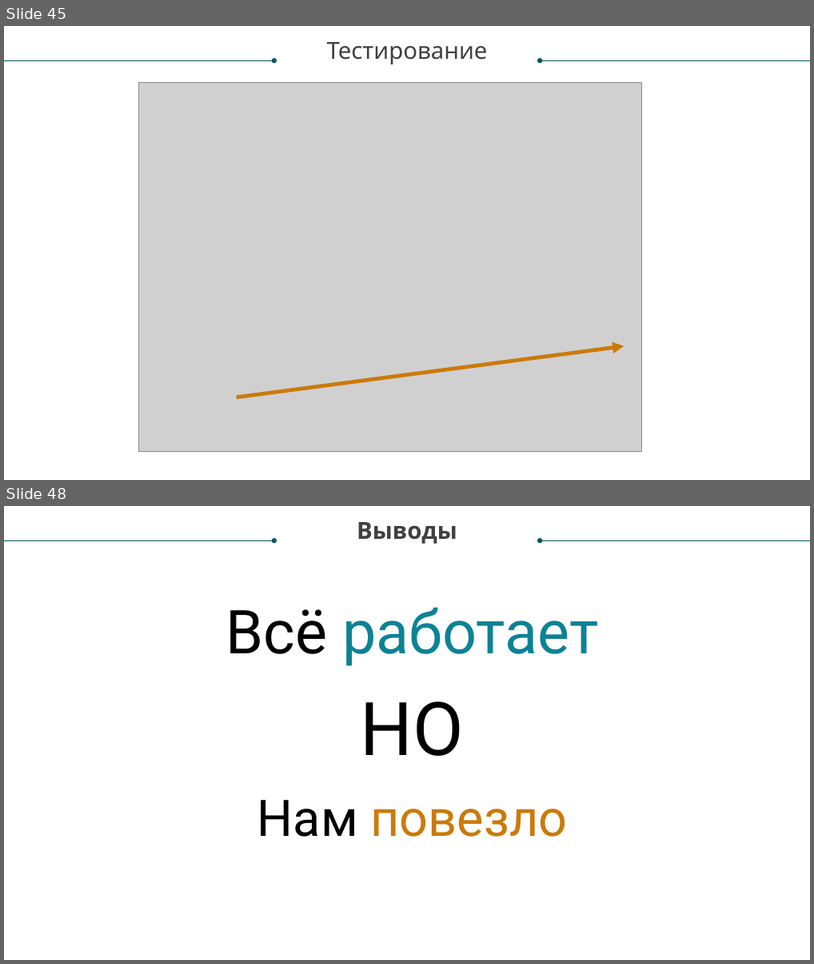
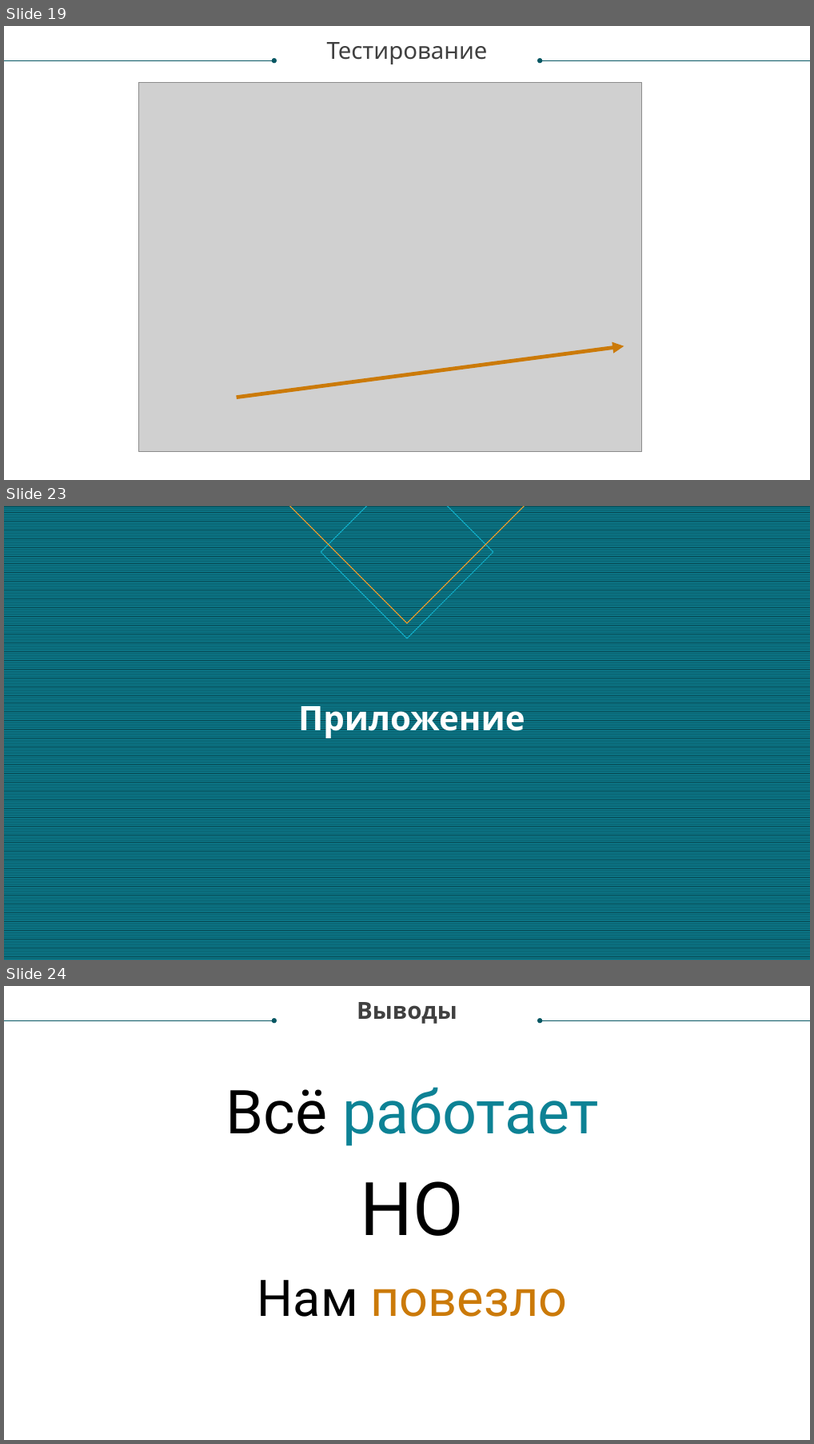
Before and after one commit to andtun/TradingBot-CourseWork, a slide deck: presentation.pptx. Shown one above the other, each under a label of ours: slides 45 and 48 before the commit, slides 19, 23 and 24 after it; the slides between them are not shown. The pictures are 814x964 and 814x1444 pixels, drawn with LibreOffice and Linux fonts; fonts in the diff are those of the drawing; grey boxes stand for pictures. Boxes give left, top, right and bottom in pixels: in the first picture for what was removed or moved away, otherwise in the second. Text is boxed around its words. In the diff, an @@ line names an element or a change of style, - is before the commit and + after.

```diff
--- a/presentation.pptx
+++ b/presentation.pptx
@@ slide 23 added at bbox=[4, 506, 810, 960], background pattern #0D8295 on #085764 @@
@@ diamond added at bbox=[290, 506, 524, 623], outline #F59F26 1 pt @@
@@ diamond added at bbox=[321, 506, 494, 638], outline #11AEC7 1 pt @@
@@ title added at bbox=[298, 699, 526, 739], 40 pt, text #FFFFFF, bold @@
+Приложение
@@ what was slide 45 is now slide 19 @@
@@ what was slide 48 is now slide 24 @@
```
Also in this commit, not shown: 4 slides changed, 6 other slides added, 3 slides removed, 1 other file.
